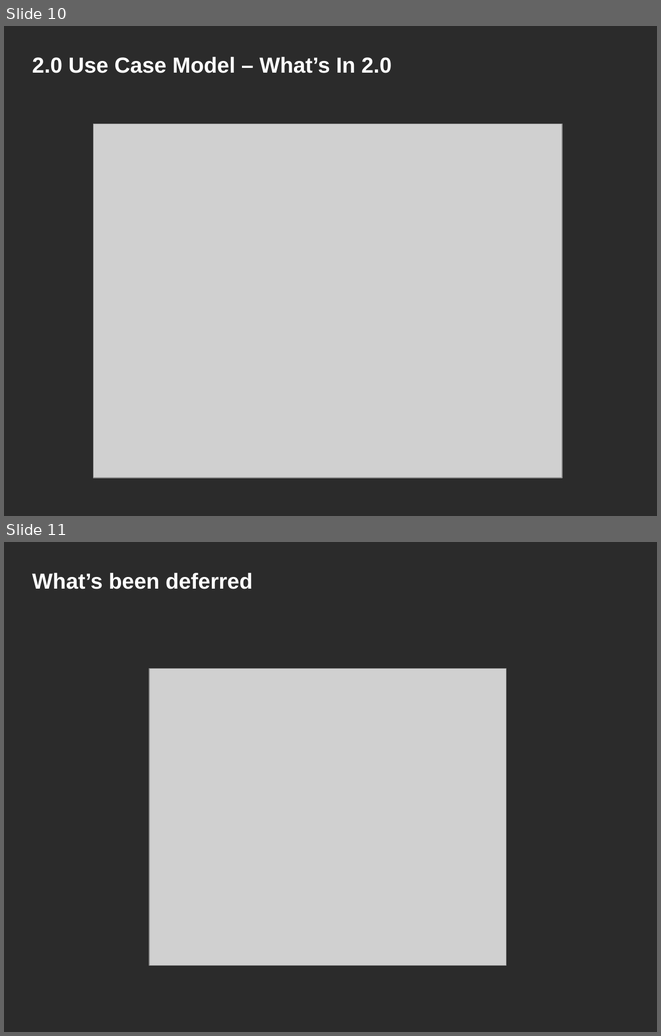
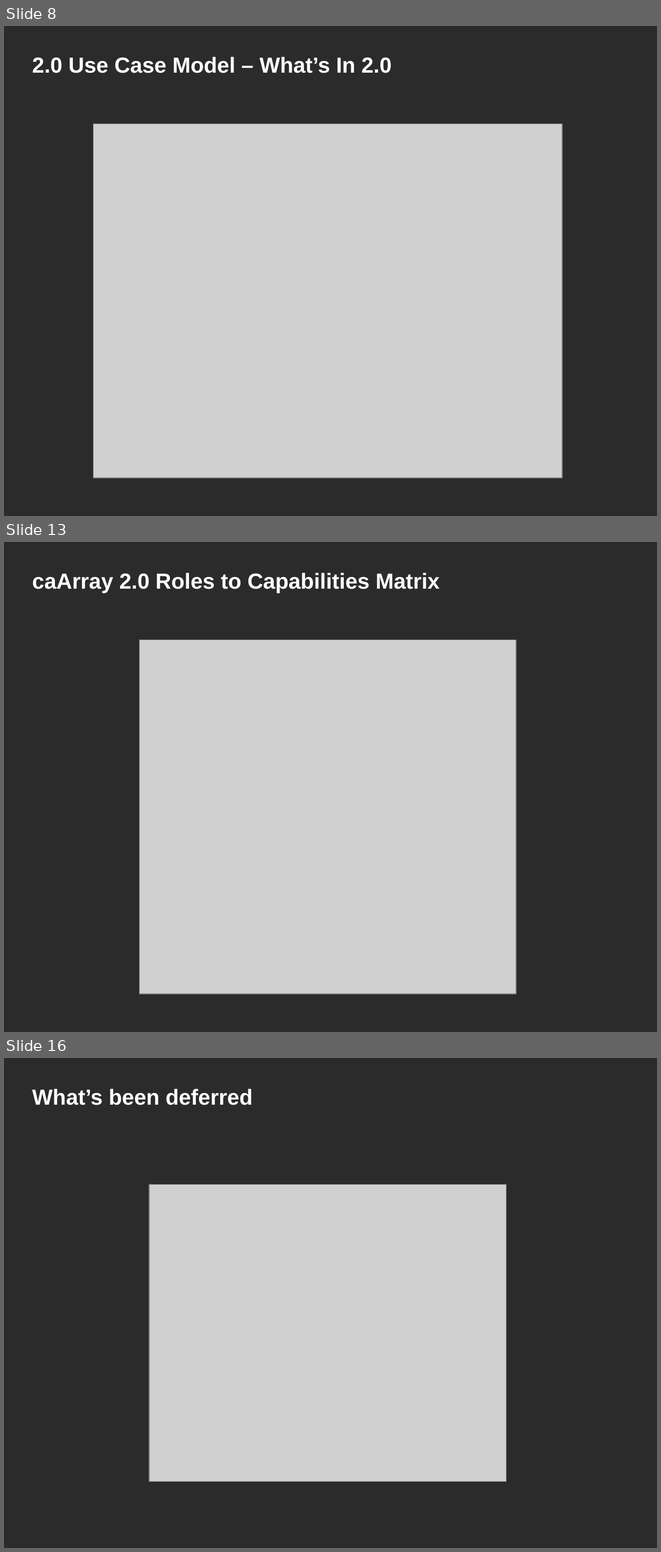
Before and after one commit to NCIP/caarray-docs, a slide deck: project_management/open_meetings/caArray User Community Meeting Oct17.ppt. Shown one above the other, each under a label of ours: slides 10 and 11 before the commit, slides 8, 13 and 16 after it; the slides between them are not shown. The pictures are 661x1036 and 661x1552 pixels, drawn with LibreOffice and Linux fonts; fonts in the diff are those of the drawing; grey boxes stand for pictures; background and template pictures are left out; a plain dark background stands for a picture behind light text. Boxes give left, top, right and bottom in pixels: in the first picture for what was removed or moved away, otherwise in the second. Text is boxed around its words. In the diff, an @@ line names an element or a change of style, - is before the commit and + after.

```diff
--- a/project_management/open_meetings/caArray User Community Meeting Oct17.ppt
+++ b/project_management/open_meetings/caArray User Community Meeting Oct17.ppt
@@ slide 13 added at [4, 542, 657, 1032], background picture (left out) @@
@@ title added at [32, 573, 440, 593], 24 pt, text #FFFFFF, bold @@
+caArray 2.0 Roles to Capabilities Matrix
@@ picture added at [139, 640, 516, 994] @@
@@ what was slide 10 is now slide 8 @@
@@ what was slide 11 is now slide 16 @@
```
Also in this commit, not shown: 6 slides changed, 5 other slides added, 1 slide removed.
